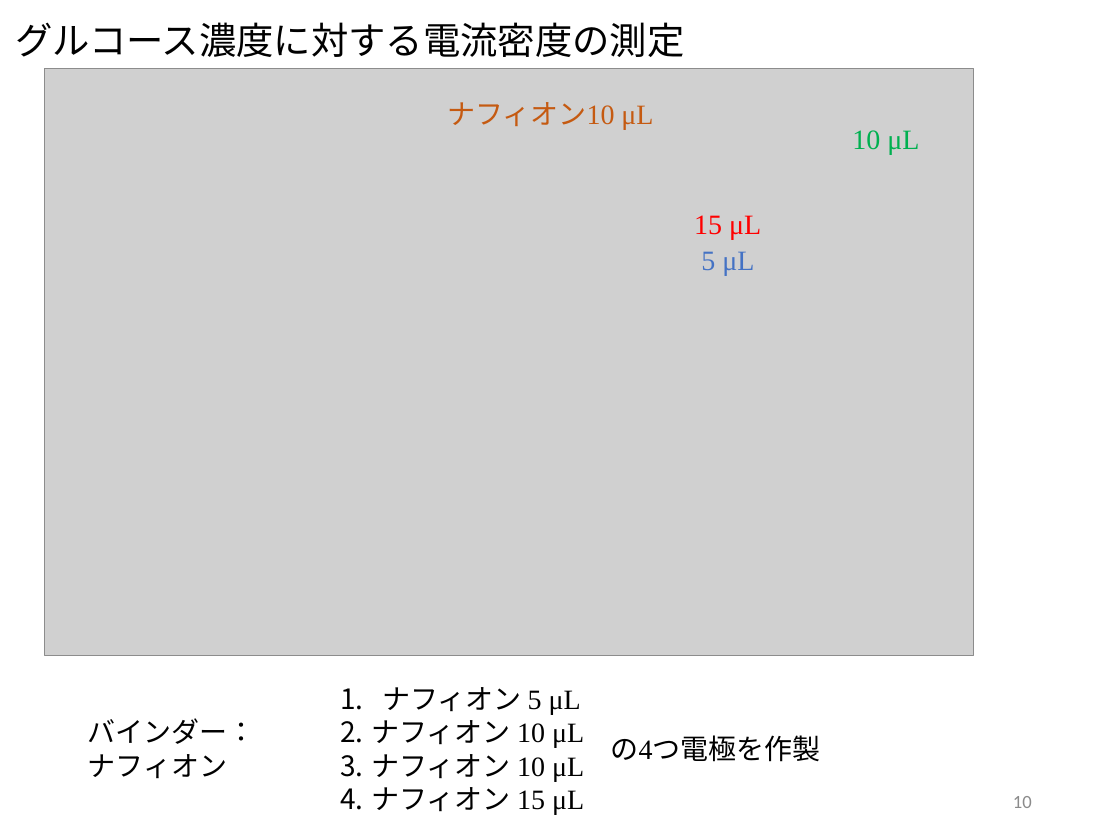
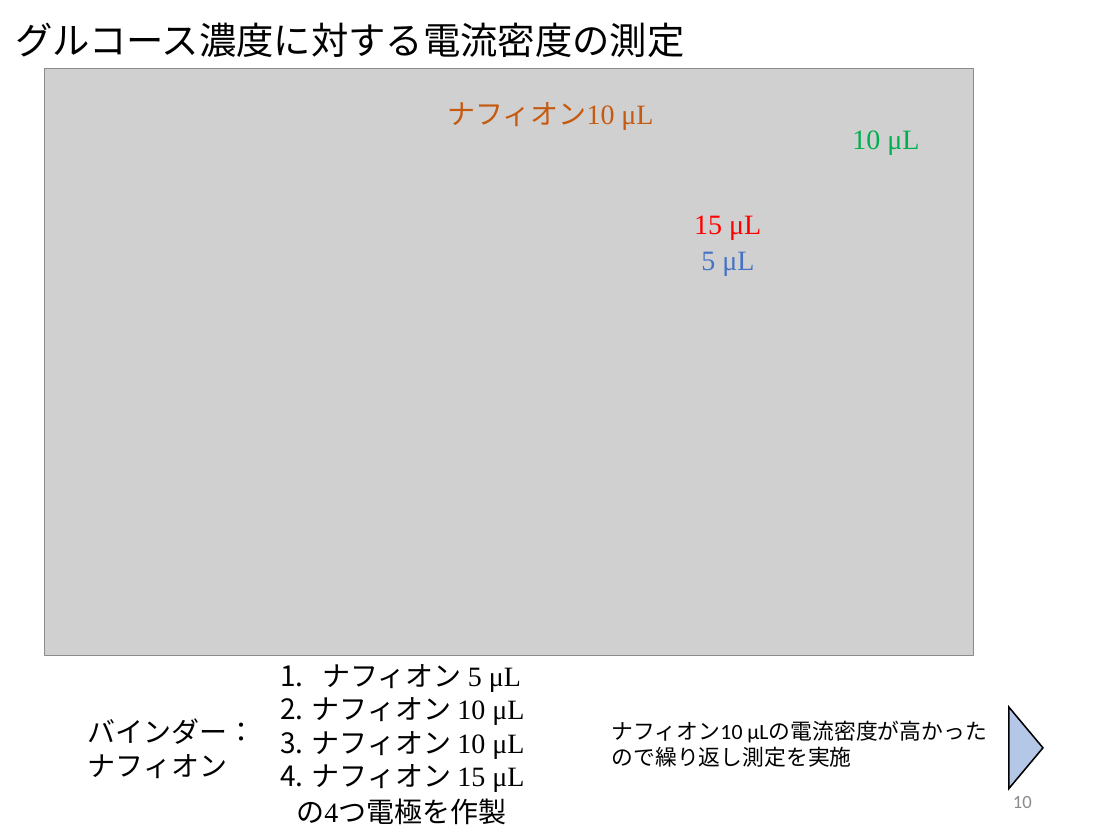
Before and after one commit to akidon0000/graduation-thesis, a slide deck: slide 10 of 発表スライド/230217_スライド02.pptx. Drawn at 1120x840 pixels with LibreOffice and Linux fonts; fonts in the diff are those of the drawing; grey boxes stand for pictures. Boxes give left, top, right and bottom in pixels: in the first picture for what was removed or moved away, otherwise in the second. Text is boxed around its words. In the diff, an @@ line names an element or a change of style, - is before the commit and + after.

```diff
--- a/発表スライド/230217_スライド02.pptx
+++ b/発表スライド/230217_スライド02.pptx
@@ text "ナフィオン 5 μL" moved from (x1=371, y1=687, x2=584, y2=815) to (x1=312, y1=664, x2=524, y2=792) @@
@@ right arrow added at (x1=1009, y1=707, x2=1043, y2=788), fill #B4C7E7, outline #000000 1 pt @@
@@ text added at (x1=612, y1=720, x2=986, y2=767), 14 pt, text #000000 @@
+ナフィオン10 μLの電流密度が高かった
+ので繰り返し測定を実施
@@ text "の4つ電極を作製" moved from (x1=611, y1=735, x2=821, y2=762) to (x1=296, y1=798, x2=506, y2=825) @@
```
Also in this commit, not shown: 5 other slides changed, 2 other files.
